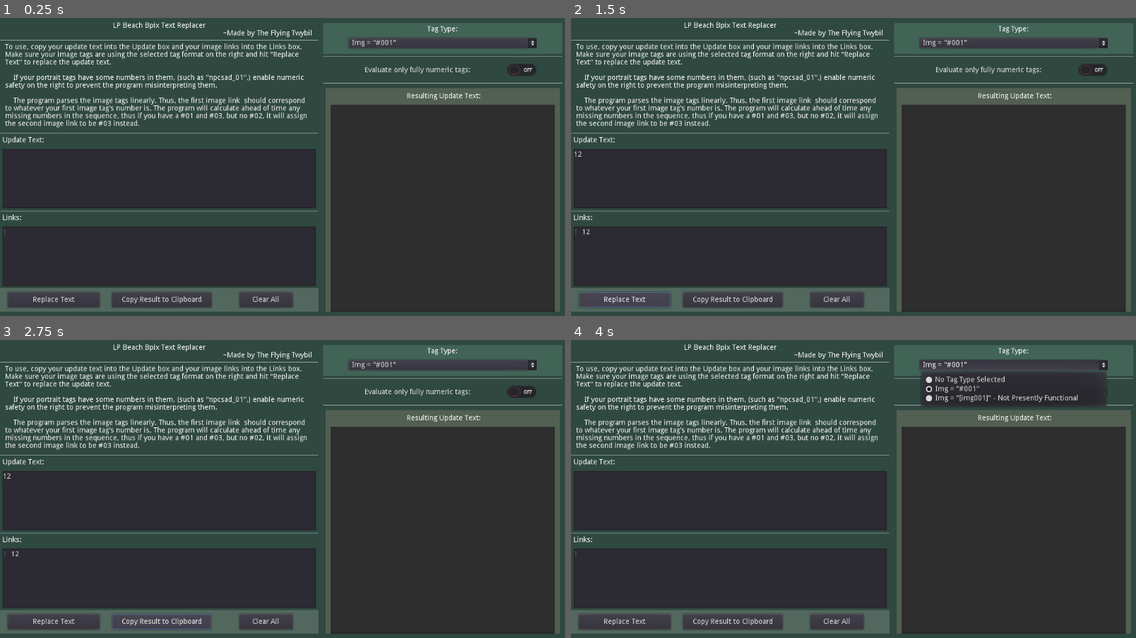
Above: before the commit, frames 1-4 (two rows, left to right).
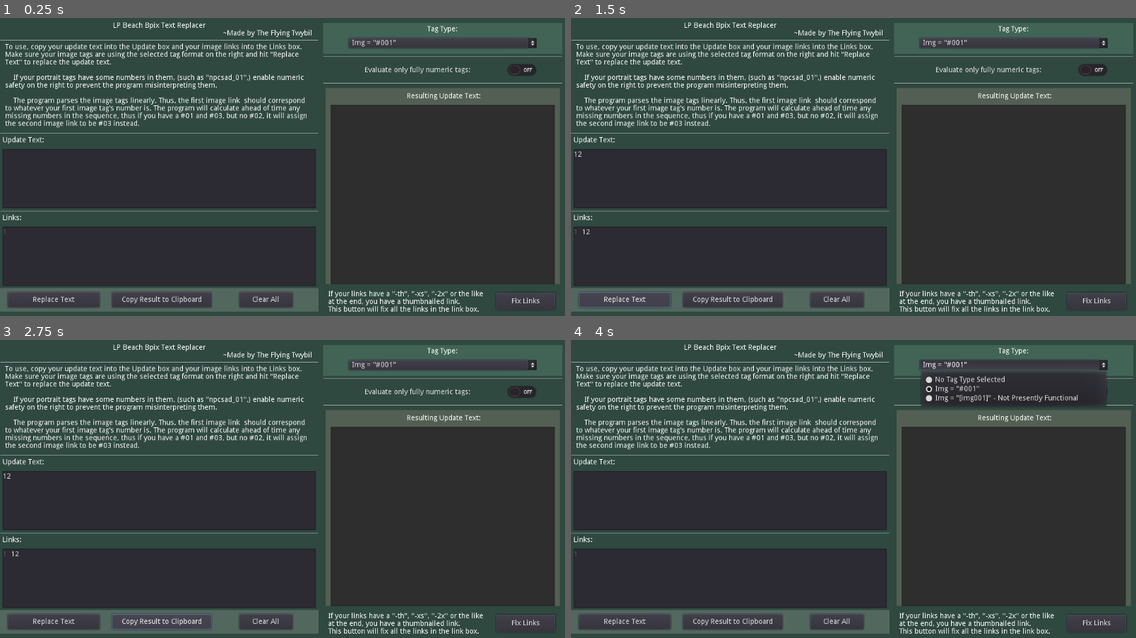
Above: after the commit, the same moments.

Repository: FlyingTwybil/LP-Beach-BPix-Text-Replacer
Game: Godot game, scene res://BaseScene.tscn
Same seed, same stepped clock (60 frames per second), same inputs: the game is played once before the commit and once after it.
Inputs (mouse positions are in pixels of both pictures, inside the frame that each line leads up to):
- Up to frame 1 (0.25 s): no input
- Up to frame 2 (1.5 s): click (729, 178) at 0.52 s; type "12" at 0.6 s; click (729, 256) at 0.75 s; type "12" at 0.83 s; click "Replace Text" at 1.25 s
- Up to frame 3 (2.75 s): click "Copy Result to Clipboard" at 2 s
- Up to frame 4 (4 s): click "Clear All" at 2.75 s; click "Img = '#001'" at 3.5 s

The runs differ from the first frame. In frame 1, 3.3% of the frame differs, in the area x 57-100%, y 89-99%; in frame 2, 3.3%; in frame 3, 3.3%; in frame 4, 3.3%.
Error before the commit: Trying to assign value of type 'Nil' to a variable of type 'Dictionary'. (res://BpixTextReplace.gd:237)
Error after the commit: Trying to assign value of type 'Nil' to a variable of type 'Dictionary'. (res://BpixTextReplace.gd:272)

Commit message:
Add files via upload

Diff:
--- a/BaseScene.tscn
+++ b/BaseScene.tscn
@@ -298,7 +298,7 @@
 [node name="txtResult" type="MarginContainer" parent="HBoxContainer/MarginContainer2/VBoxContainer2"]
 margin_top = 124.0
 margin_right = 466.0
-margin_bottom = 569.0
+margin_bottom = 515.0
 size_flags_vertical = 3
 custom_constants/margin_right = 5
 custom_constants/margin_top = 3
@@ -309,14 +309,14 @@
 margin_left = 5.0
 margin_top = 3.0
 margin_right = 461.0
-margin_bottom = 440.0
+margin_bottom = 386.0
 color = Color( 0.321569, 0.372549, 0.321569, 1 )
 
 [node name="MarginContainer" type="MarginContainer" parent="HBoxContainer/MarginContainer2/VBoxContainer2/txtResult"]
 margin_left = 5.0
 margin_top = 3.0
 margin_right = 461.0
-margin_bottom = 440.0
+margin_bottom = 386.0
 custom_constants/margin_right = 10
 custom_constants/margin_left = 10
 __meta__ = {
@@ -326,7 +326,7 @@
 [node name="VBoxContainer" type="VBoxContainer" parent="HBoxContainer/MarginContainer2/VBoxContainer2/txtResult/MarginContainer"]
 margin_left = 10.0
 margin_right = 446.0
-margin_bottom = 437.0
+margin_bottom = 383.0
 
 [node name="MarginContainer" type="MarginContainer" parent="HBoxContainer/MarginContainer2/VBoxContainer2/txtResult/MarginContainer/VBoxContainer"]
 margin_right = 436.0
@@ -346,11 +346,60 @@
 [node name="Result" type="TextEdit" parent="HBoxContainer/MarginContainer2/VBoxContainer2/txtResult/MarginContainer/VBoxContainer"]
 margin_top = 33.0
 margin_right = 436.0
-margin_bottom = 437.0
+margin_bottom = 383.0
 size_flags_vertical = 3
 custom_colors/font_color = Color( 0.94902, 0.94902, 0.94902, 1 )
 custom_colors/font_color_readonly = Color( 0.843137, 0.843137, 0.843137, 1 )
 readonly = true
+
+[node name="MarginContainer3" type="MarginContainer" parent="HBoxContainer/MarginContainer2/VBoxContainer2"]
+margin_top = 519.0
+margin_right = 466.0
+margin_bottom = 569.0
+rect_min_size = Vector2( 0, 50 )
+
+[node name="HBoxContainer" type="HBoxContainer" parent="HBoxContainer/MarginContainer2/VBoxContainer2/MarginContainer3"]
+margin_right = 466.0
+margin_bottom = 50.0
+
+[node name="MarginContainer" type="MarginContainer" parent="HBoxContainer/MarginContainer2/VBoxContainer2/MarginContainer3/HBoxContainer"]
+margin_right = 325.0
+margin_bottom = 50.0
+rect_min_size = Vector2( 325, 0 )
+custom_constants/margin_right = 0
+custom_constants/margin_top = 4
+custom_constants/margin_left = 10
+
+[node name="RichTextLabel" type="RichTextLabel" parent="HBoxContainer/MarginContainer2/VBoxContainer2/MarginContainer3/HBoxContainer/MarginContainer"]
+margin_left = 10.0
+margin_top = 4.0
+margin_right = 325.0
+margin_bottom = 50.0
+bbcode_enabled = true
+bbcode_text = "If your links have a \"-th\", \"-xs\", \"-2x\" or the like at the end, you have a thumbnailed link.
+This button will fix all the links in the link box."
+text = "If your links have a \"-th\", \"-xs\", \"-2x\" or the like at the end, you have a thumbnailed link.
+This button will fix all the links in the link box."
+scroll_active = false
+
+[node name="MarginContainer2" type="MarginContainer" parent="HBoxContainer/MarginContainer2/VBoxContainer2/MarginContainer3/HBoxContainer"]
+margin_left = 329.0
+margin_right = 466.0
+margin_bottom = 50.0
+size_flags_horizontal = 3
+custom_constants/margin_right = 14
+custom_constants/margin_top = 8
+custom_constants/margin_left = 8
+custom_constants/margin_bottom = 8
+
+[node name="FixLinksButton" type="Button" parent="HBoxContainer/MarginContainer2/VBoxContainer2/MarginContainer3/HBoxContainer/MarginContainer2"]
+margin_left = 8.0
+margin_top = 8.0
+margin_right = 123.0
+margin_bottom = 42.0
+size_flags_horizontal = 3
+text = "Fix Links"
 [connection signal="pressed" from="HBoxContainer/VBoxContainer/MarginContainer/MarginContainer/HBoxContainer/MarginContainer/ReplaceButton" to="." method="_on_ReplaceButton_pressed"]
 [connection signal="pressed" from="HBoxContainer/VBoxContainer/MarginContainer/MarginContainer/HBoxContainer/MarginContainer2/CopyButton" to="." method="_on_CopyButton_pressed"]
 [connection signal="pressed" from="HBoxContainer/VBoxContainer/MarginContainer/MarginContainer/HBoxContainer/MarginContainer3/ClearButton" to="." method="_on_ClearButton_pressed"]
+[connection signal="pressed" from="HBoxContainer/MarginContainer2/VBoxContainer2/MarginContainer3/HBoxContainer/MarginContainer2/FixLinksButton" to="." method="_on_FixLinksButton_pressed"]
--- a/BpixTextReplace.gd
+++ b/BpixTextReplace.gd
@@ -58,9 +58,39 @@
 #This calculates based on the found number of image tags and their value which images are missing in the sequence
 #Thus it can space out the actual Tag->link list to acommodate.
 
+func fix_https_address(link : String):
+	link = link.to_lower()
+
+	if link.begins_with(hyperlink_header + "upload"):
+		#The link should be fine, so we leave doing this
+		return link
+
+	#Proper Structure: https://bpix.lpbeach.co.uk/upload/2020/06/30/20200630033119-f86c2a40.jpg
+	#Bad Structure: https://bpix.lpbeach.co.uk/_data/i/upload/2020/06/30/20200630033746-f86c2a40-xs.jpg
+	#Alt Bad Structure; https://bpix.lpbeach.co.uk/i.php?/upload/2020/06/30/20200630033931-4ed5fc27-xs.jpg
+
+	var split = link.split("/_data/i/", true, 1)
+
+	if split.size() == 1:
+		split = link.split("/i.php?/", true, 1)
+
+	var second_split = split[1].rsplit(".", true, 1)
+
+	#Take the semi-correct right side and get the proper image type
+	var img_type : String = "." + second_split[1].split("[", true, 1)[0]
+
+	#Now rip off that damn thumbnail tag
+	var third_split = second_split[0].rsplit("-", true, 1)
+
+	link = hyperlink_header + third_split[0] + img_type
+	return link
+
+
 func fix_img_bbcode_tags(link : String):
 
 	link = link.to_lower()
+
+	link = fix_https_address(link)
 
 	var add_front : bool = false
 	var add_back : bool = false
@@ -108,20 +138,25 @@
 				#it's a valid tag number
 				var num = int(split_two)
 				#Automatically expand the array to fit, though leave some extra room as a hack
-				if num > located_number_arr.size() - 1:
-					located_number_arr.resize(num + 1)
+				#if num >= located_number_arr.size() - 1:
+				located_number_arr.resize(num + 1)
 				located_number_arr[num] = "Valid"
 
 	var i : int = 0
+
+	var debug_invalid_count : int = 0
+
 	if located_number_arr.size() > 0:
 		for value in located_number_arr: #Go through the list and make a cleaner dictionary.
 			if located_number_arr[i] == null:
+				debug_invalid_count = debug_invalid_count + 1
 				result_dict[i] = "Invalid"
 			else:
 				result_dict[i] = located_number_arr[i]
 
 			i = i + 1
 
+		print(debug_invalid_count)
 		return result_dict
 	pass
 
@@ -147,9 +182,9 @@
 			#	else:
 			#		print("Found invalid or link == null")
 			#	excl_idx = excl_idx + 1
-
+			#breakpoint
 			for val in excl_list:
-				if i < split.size():
+				if i < split.size() and excl_idx <= excl_list.size():
 					var link = split[i]
 					print(excl_idx)
 					if excl_list.has(excl_idx) and excl_list[excl_idx] == "Valid":
@@ -196,7 +231,7 @@
 		var second_split = line.split(" ")
 		#We do this to separate each word
 		for word in second_split:
-			print(word)
+			#print(word)
 			if word.find(delim) != -1 and link_list.has(int(word)):
 				#Extra safety check, just in case portraits have numbers in them:
 				if numericsafety_button.pressed == true and word.split(delim)[1].is_valid_integer():
@@ -253,3 +288,18 @@
 	links_textedit.text = ""
 	result_textedit.text = ""
 	pass # Replace with function body.
+
+
+func _on_FixLinksButton_pressed():
+
+	if links_textedit.text and links_textedit.text != "":
+		var newtext : String
+		var split = links_textedit.text.split("\n")
+
+		for link in split:
+			var txt = fix_https_address(link)
+			newtext = newtext + txt + "\n"
+
+		links_textedit.text = newtext
+
+	pass # Replace with function body.
Not shown, changed: export_presets.cfg
